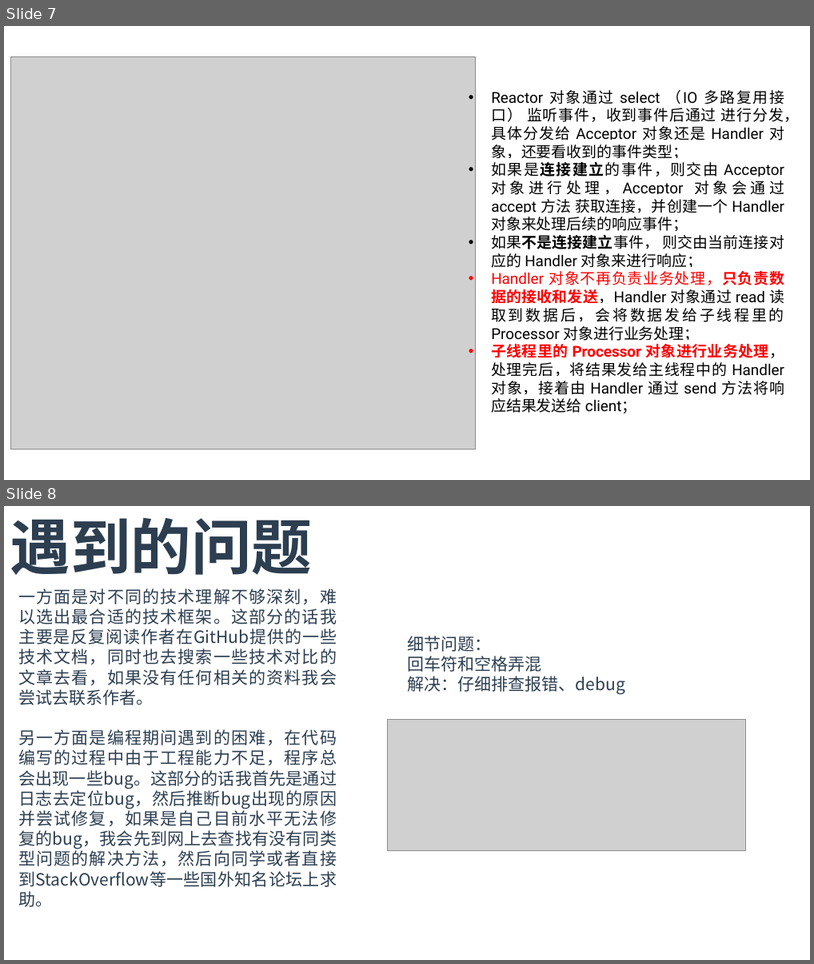
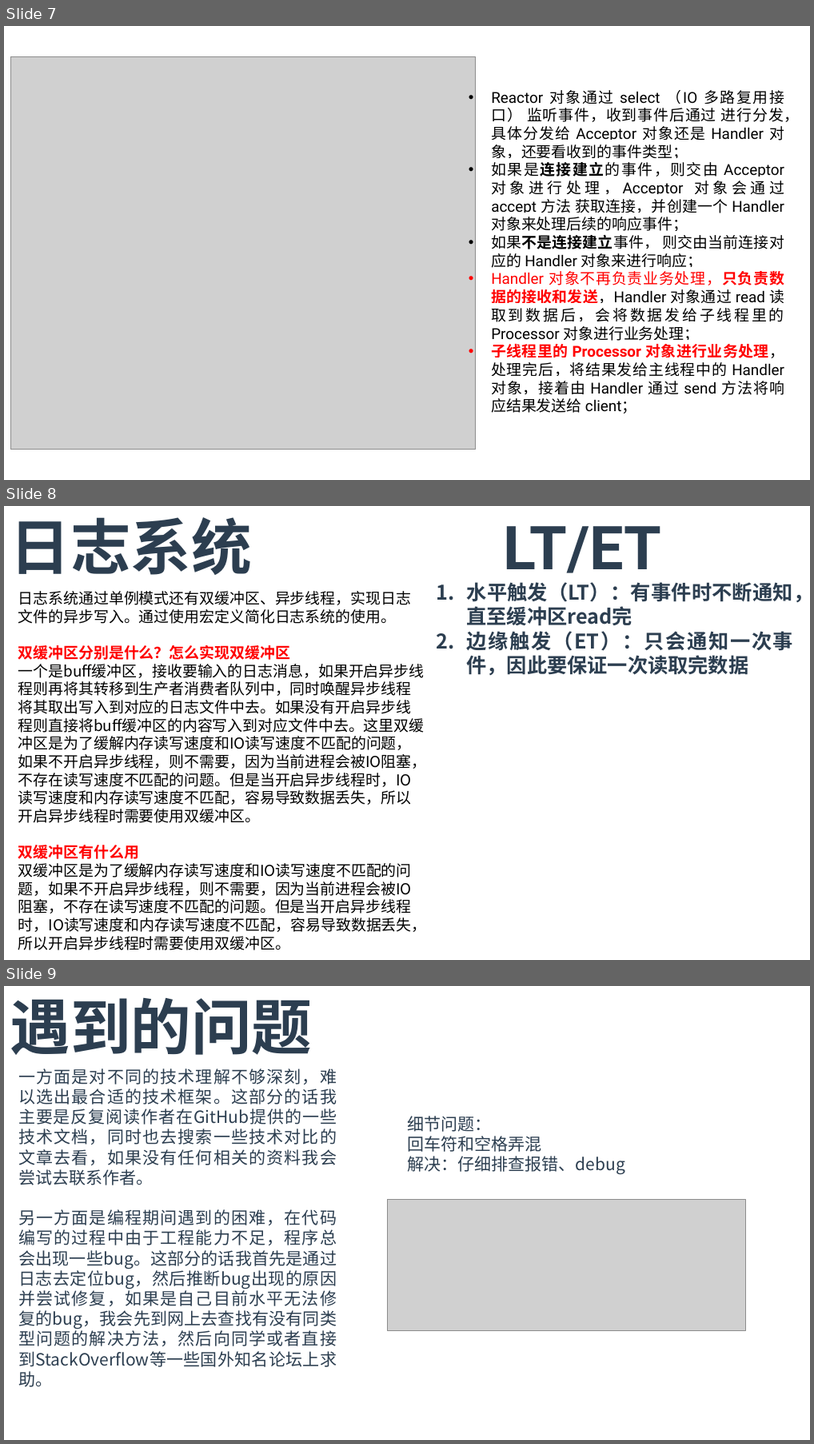
Before and after one commit to T0kisaki-Kurumi/LeetCode, a slide deck: 实习/面试.pptx. Shown one above the other, each under a label of ours: slides 7 and 8 before the commit, slides 7, 8 and 9 after it. The pictures are 814x964 and 814x1444 pixels, drawn with LibreOffice and Linux fonts; fonts in the diff are those of the drawing; grey boxes stand for pictures. Boxes give left, top, right and bottom in pixels: in the first picture for what was removed or moved away, otherwise in the second. Text is boxed around its words. In the diff, an @@ line names an element or a change of style, - is before the commit and + after.

```diff
--- a/实习/面试.pptx
+++ b/实习/面试.pptx
@@ slide 8 added at (4, 506, 810, 960), background #FFFFFF @@
@@ text added at (10, 517, 251, 575), 72 pt, text #2C3E50, bold @@
+日志系统
@@ text added at (503, 526, 662, 584), 72 pt, text #2C3E50, bold @@
+LT/ET
@@ text added at (18, 591, 427, 950), 18 pt, text #000000 @@
+日志系统通过单例模式还有双缓冲区、异步线程，实现日志文件的异步写入。通过使用宏定义简化日志系统的使用。
+双缓冲区分别是什么？怎么实现双缓冲区
+一个是buff缓冲区，接收要输入的日志消息，如果开启异步线程则再将其转移到生产者消费者队列中，同时唤醒异步线程将其取出写入到对应的日志文件中去。如果没有开启异步线程则直接将buff缓冲区的内容写入到对应文件中去。这里双缓冲区是为了缓解内存读写速度和IO读写速度不匹配的问题，如果不开启异步线程，则不需要，因为当前进程会被IO阻塞，不存在读写速度不匹配的问题。但是当开启异步线程时，IO读写速度和内存读写速度不匹配，容易导致数据丢失，所以开启异步线程时需要使用双缓冲区。
+双缓冲区有什么用
+双缓冲区是为了缓解内存读写速度和IO读写速度不匹配的问题，如果不开启异步线程，则不需要，因为当前进程会被IO阻塞，不存在读写速度不匹配的问题。但是当开启异步线程时，IO读写速度和内存读写速度不匹配，容易导致数据丢失，所以开启异步线程时需要使用双缓冲区。
@@ text added at (467, 582, 810, 676), 24 pt, text #2C3E50, bold @@
+1. 水平触发（LT）：有事件时不断通知，直至缓冲区read完
+2. 边缘触发（ET）：只会通知一次事件，因此要保证一次读取完数据
@@ what was slide 8 is now slide 9 @@
```
Also in this commit, not shown: 2 slides changed, 10 other slides added, 5 other files.
